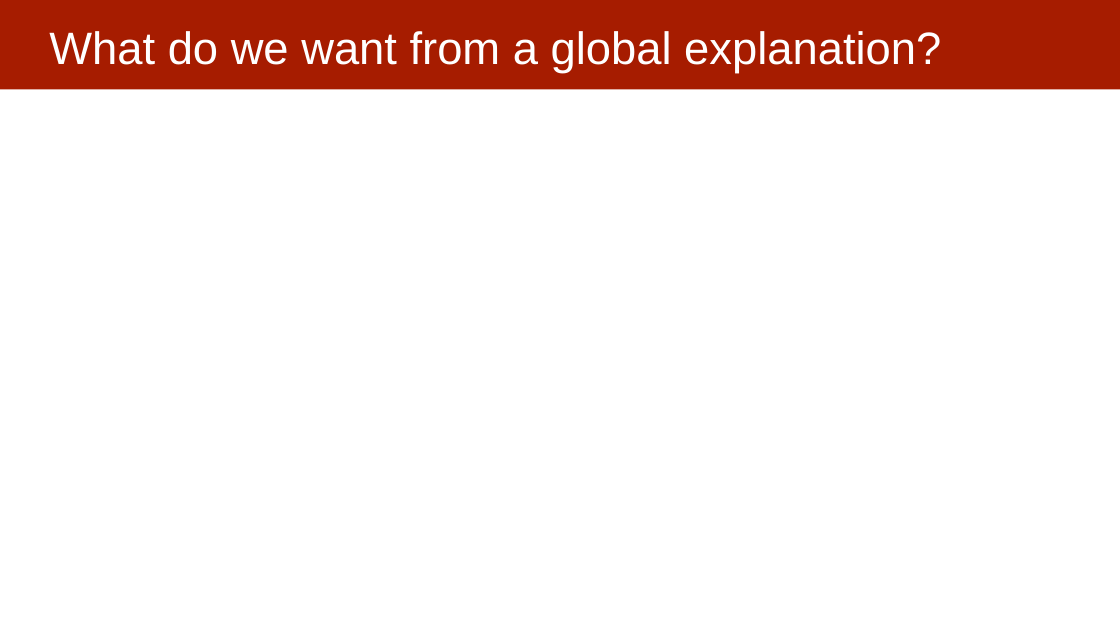
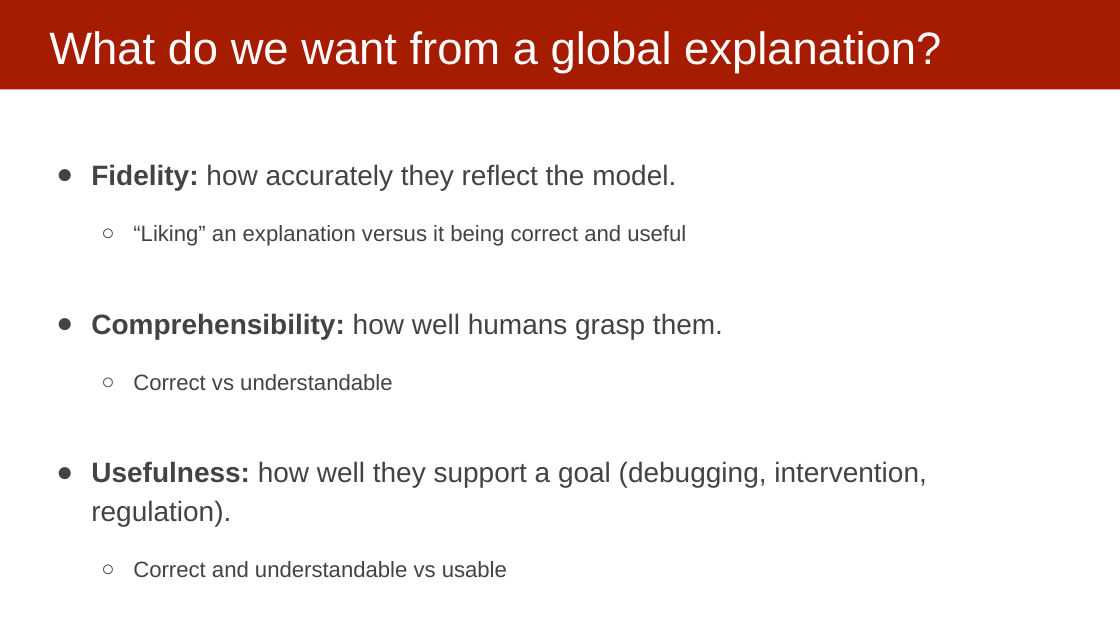
Before and after one commit to dssg/MLinPractice, a slide deck: slide 14 of Lectures/Lecture13-InterpretabilityOverview.pptx (slide 11 before the commit). Drawn at 1120x630 pixels with LibreOffice and Linux fonts; fonts in the diff are those of the drawing. Boxes give left, top, right and bottom in pixels: in the first picture for what was removed or moved away, otherwise in the second. Text is boxed around its words. In the diff, an @@ line names an element or a change of style, - is before the commit and + after.

```diff
--- a/Lectures/Lecture13-InterpretabilityOverview.pptx
+++ b/Lectures/Lecture13-InterpretabilityOverview.pptx
@@ text added at [91,164,926,577], 24 pt, text #434343 @@
+● Fidelity: how accurately they reflect the model.
+  ○ “Liking” an explanation versus it being correct and useful
+● Comprehensibility: how well humans grasp them.
+  ○ Correct vs understandable
+● Usefulness: how well they support a goal (debugging, intervention, regulation).
+  ○ Correct and understandable vs usable
```
Also in this commit, not shown: 3 other slides changed, 6 slides added.
